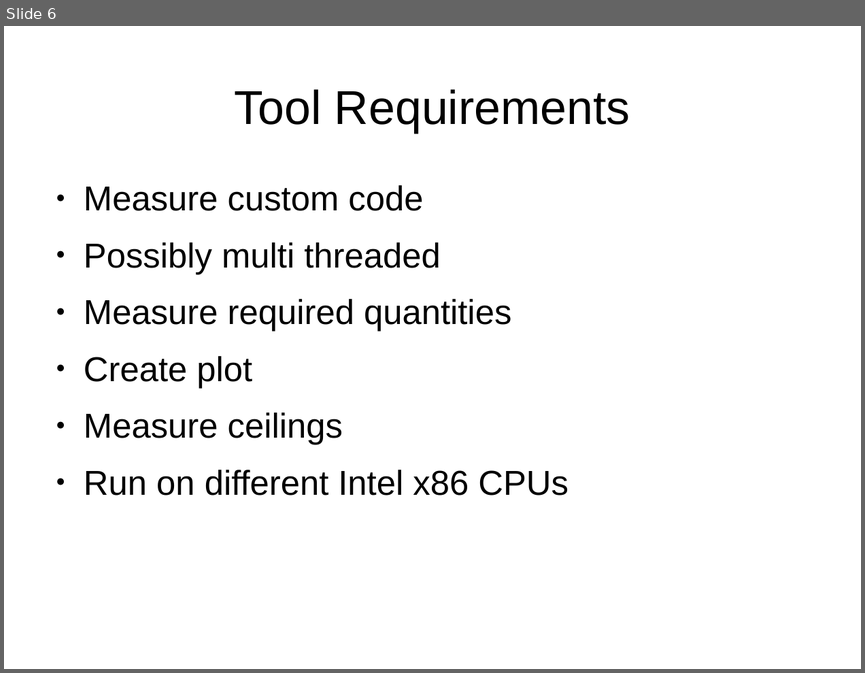
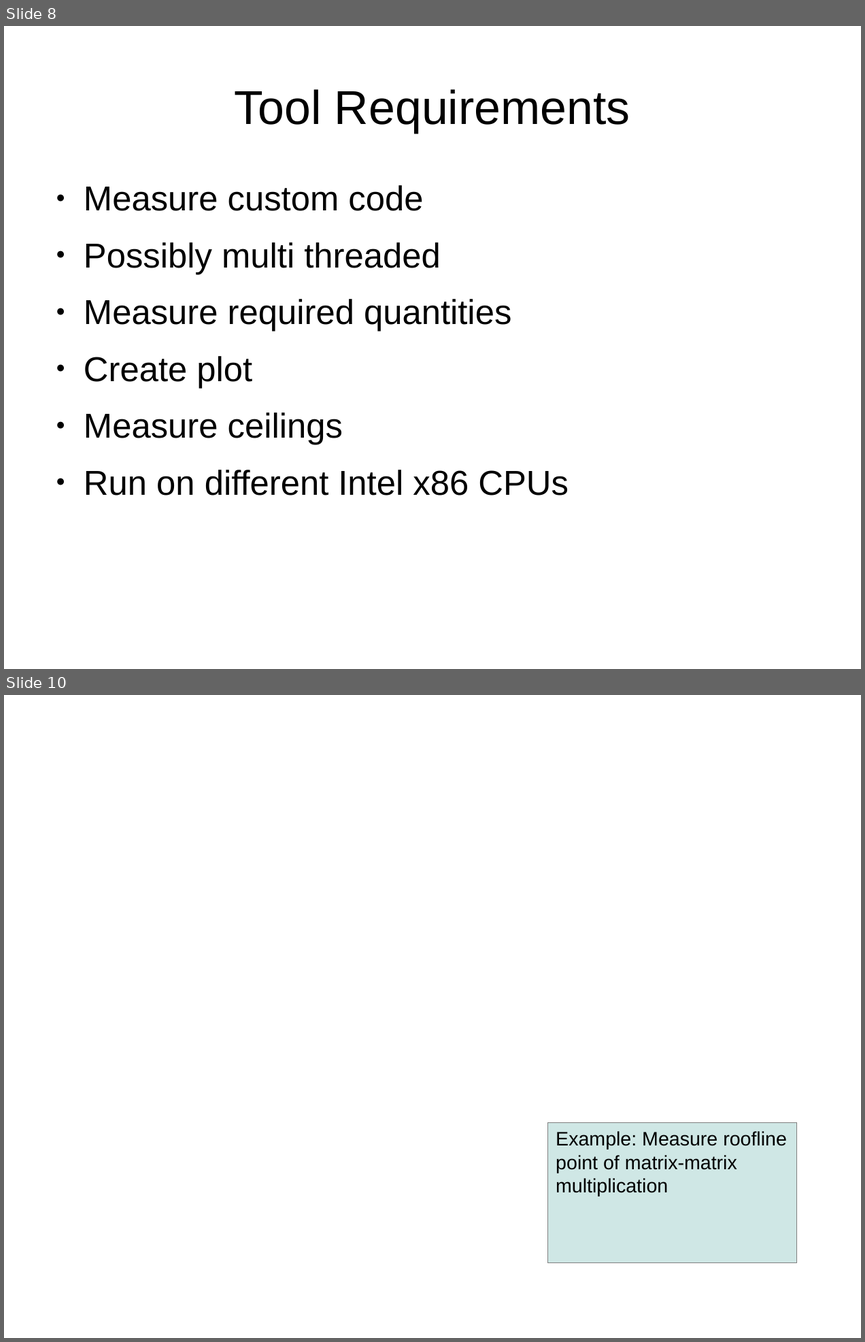
Before and after one commit to GeorgOfenbeck/Thesis_Steinmann, a slide deck: presentation.odp. Shown one above the other, each under a label of ours: slide 6 before the commit, slides 8 and 10 after it; the slides between them are not shown. The pictures are 865x673 and 865x1342 pixels, drawn with LibreOffice and Linux fonts; fonts in the diff are those of the drawing; background and template pictures are left out. Boxes give left, top, right and bottom in pixels: in the first picture for what was removed or moved away, otherwise in the second. Text is boxed around its words. In the diff, an @@ line names an element or a change of style, - is before the commit and + after.

```diff
--- a/presentation.odp
+++ b/presentation.odp
@@ slide 10 added at (4, 695, 861, 1338), background picture (left out) @@
@@ rectangle added at (548, 1123, 797, 1263), fill #CFE7E5, outline #808080 0 pt, 18 pt, text #000000 @@
+Example: Measure roofline
+point of matrix-matrix
+multiplication
@@ what was slide 6 is now slide 8 @@
```
Also in this commit, not shown: 2 slides changed, 18 other slides added, 2 slides removed.
